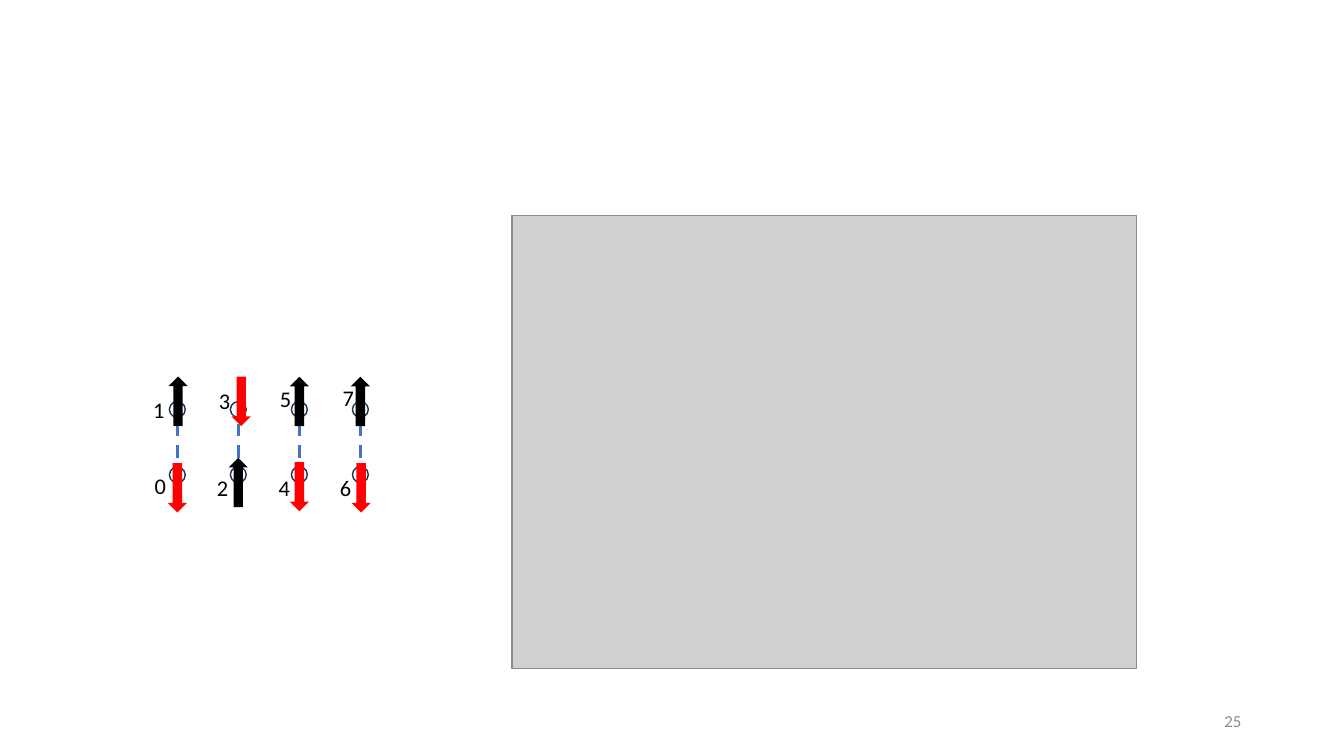
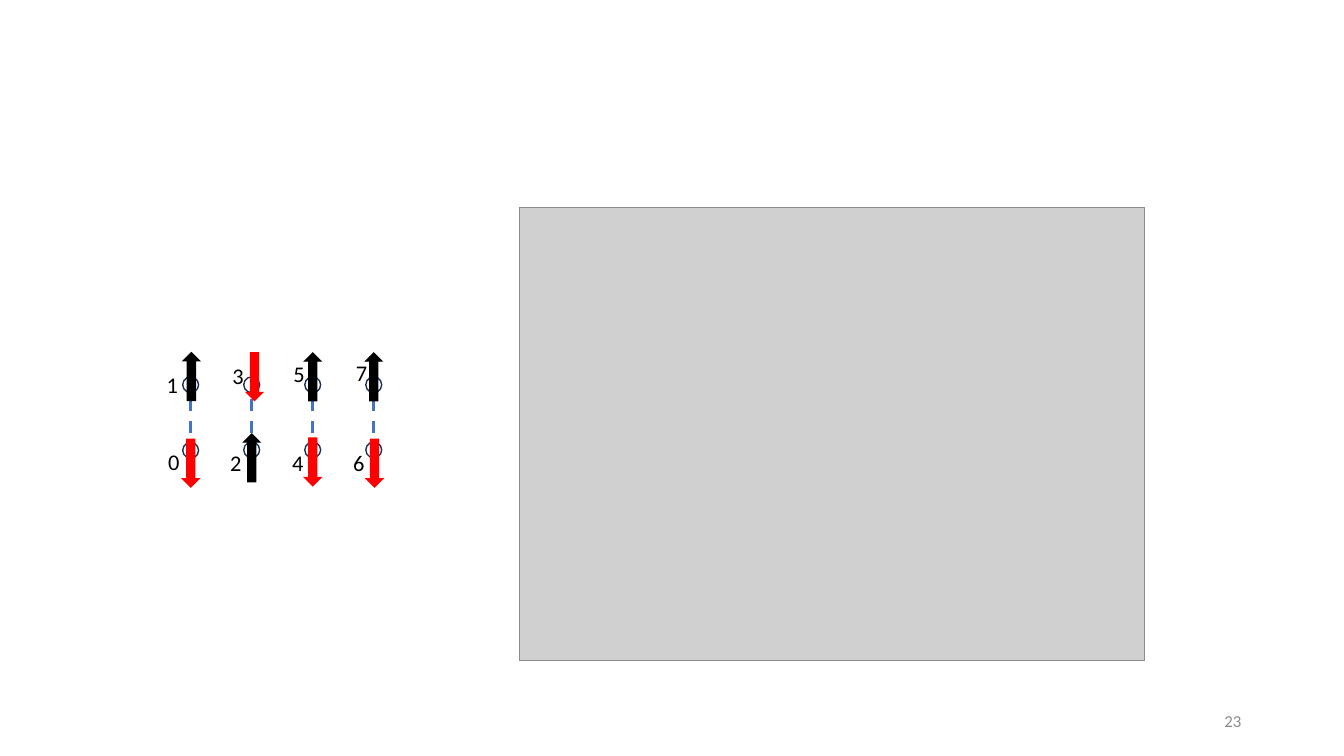
Before and after one commit to davidebernocco/Manybody_physics_project, a slide deck: slide 23 of Ladder_Heisemberg_presentation.pptx (slide 25 before the commit). Drawn at 1344x756 pixels with LibreOffice and Linux fonts; fonts in the diff are those of the drawing; grey boxes stand for pictures. Boxes give left, top, right and bottom in pixels: in the first picture for what was removed or moved away, otherwise in the second. Text is boxed around its words. In the diff, an @@ line names an element or a change of style, - is before the commit and + after.

```diff
--- a/Ladder_Heisemberg_presentation.pptx
+++ b/Ladder_Heisemberg_presentation.pptx
@@ picture: place and size @@
-picture at (512,216,1137,669)
+picture at (519,208,1144,661)
@@ 8 texts, 8 ellipses, 8 right arrows, 4 lines: place and size @@
-8 texts, 8 ellipses, 8 right arrows, 4 lines at (153,378,370,512)
+8 texts, 8 ellipses, 8 right arrows, 4 lines at (167,353,383,487)
@@ page number at (1224,716,1241,727): text changed @@
-25
+23
```
Also in this commit, not shown: 6 other slides changed.
